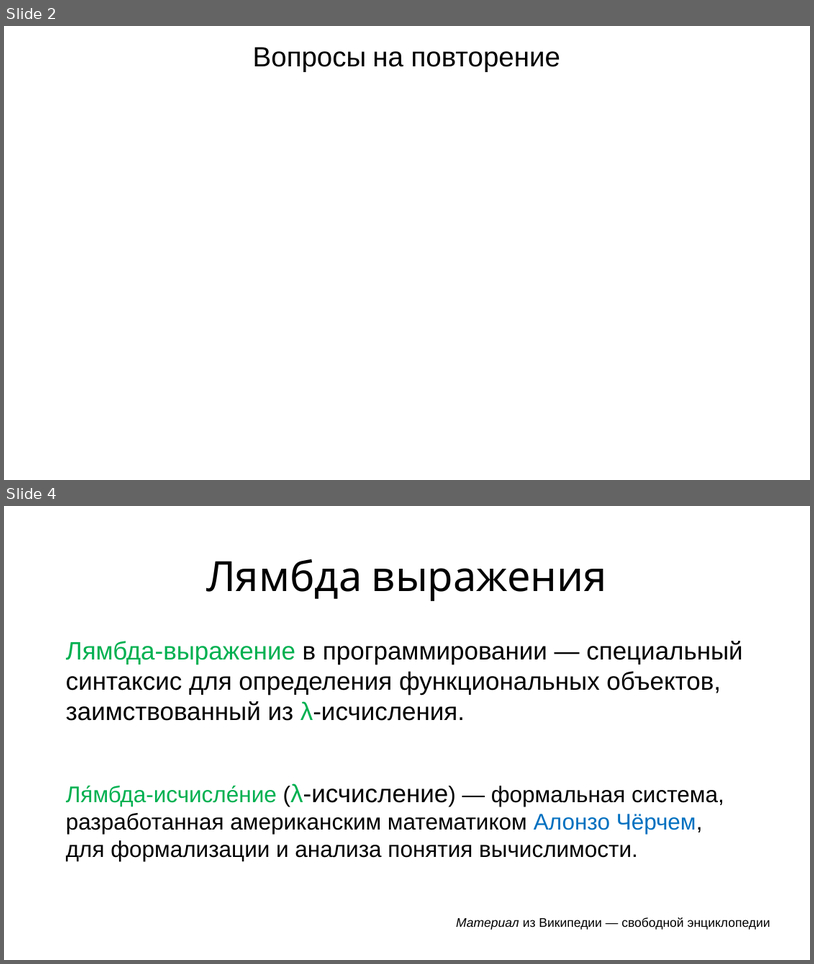
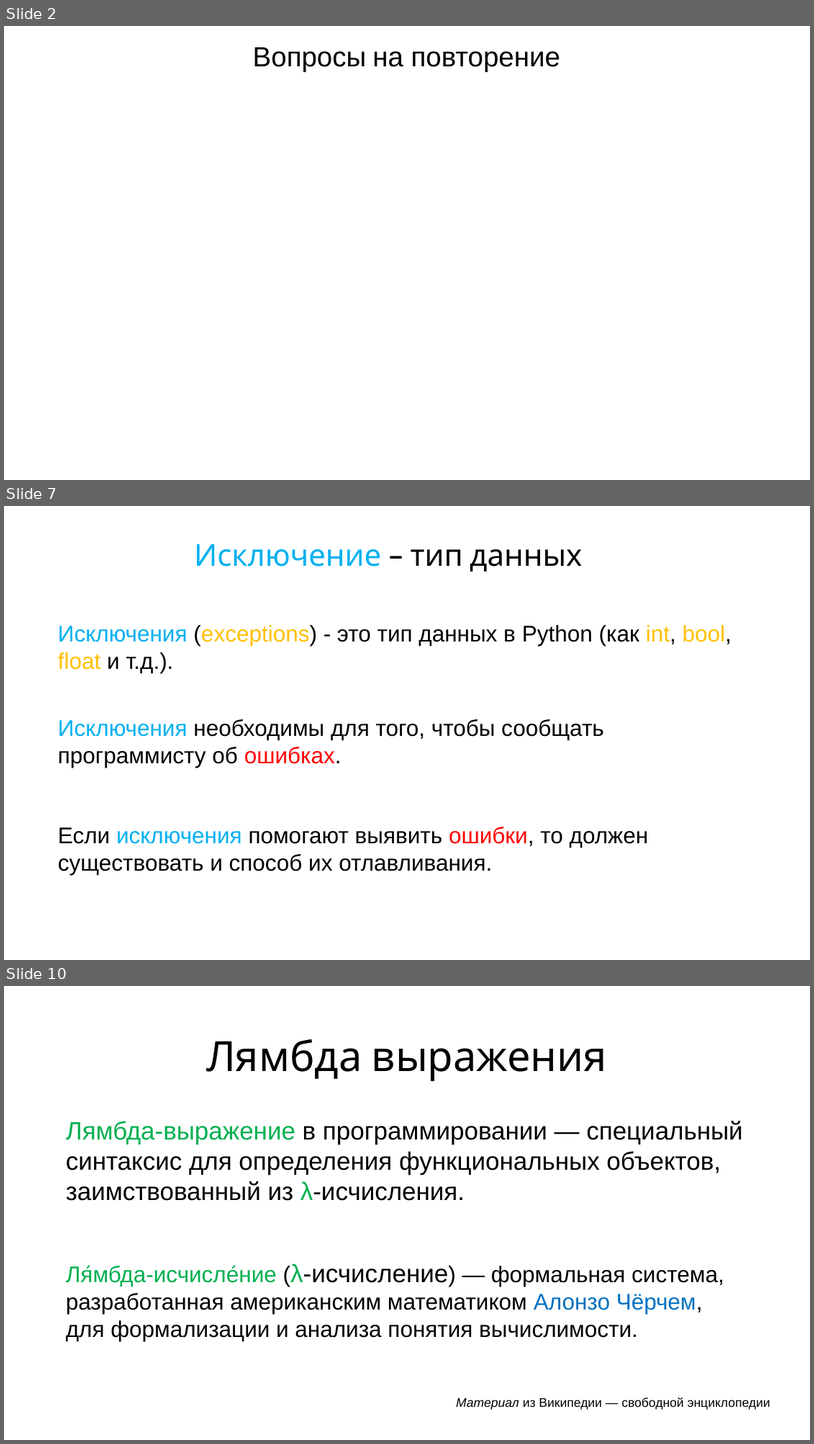
Before and after one commit to maxchv/LearnPython, a slide deck: week05/Exceptions.pptx. Shown one above the other, each under a label of ours: slides 2 and 4 before the commit, slides 2, 7 and 10 after it; the slides between them are not shown. The pictures are 814x964 and 814x1444 pixels, drawn with LibreOffice and Linux fonts; fonts in the diff are those of the drawing. Boxes give left, top, right and bottom in pixels: in the first picture for what was removed or moved away, otherwise in the second. Text is boxed around its words. In the diff, an @@ line names an element or a change of style, - is before the commit and + after.

```diff
--- a/week05/Exceptions.pptx
+++ b/week05/Exceptions.pptx
@@ slide 7 added at [4, 506, 810, 960], background #FFFFFF @@
@@ text added at [194, 544, 582, 572], 48 pt, text #00B0F0 @@
+Исключение – тип данных
@@ text added at [58, 625, 732, 673], 36 pt, text #000000 @@
+Исключения (exceptions) - это тип данных в Python (как int, bool, float и т.д.).
@@ text added at [58, 719, 604, 767], 36 pt, text #000000 @@
+Исключения необходимы для того, чтобы сообщать программисту об ошибках.
@@ text added at [58, 826, 648, 875], 36 pt, text #000000 @@
+Если исключения помогают выявить ошибки, то должен
+существовать и способ их отлавливания.
@@ what was slide 4 is now slide 10 @@
```
Also in this commit, not shown: 1 slide changed, 6 other slides added, 1 slide removed, 1 other file.
